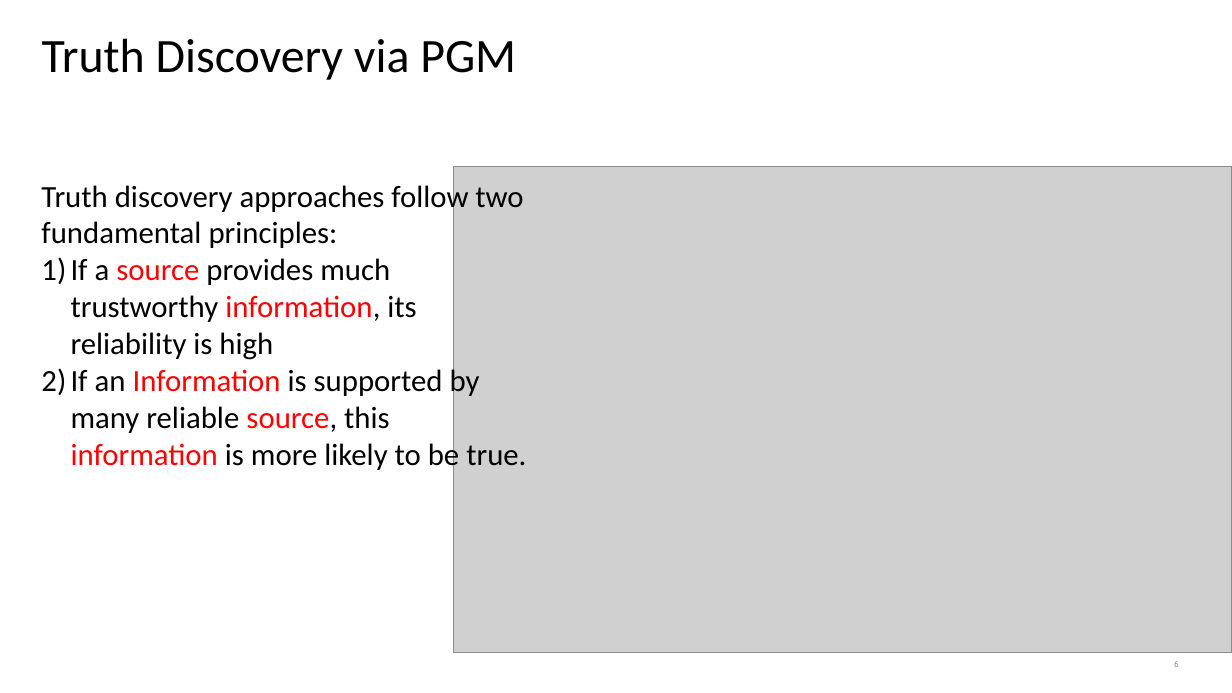
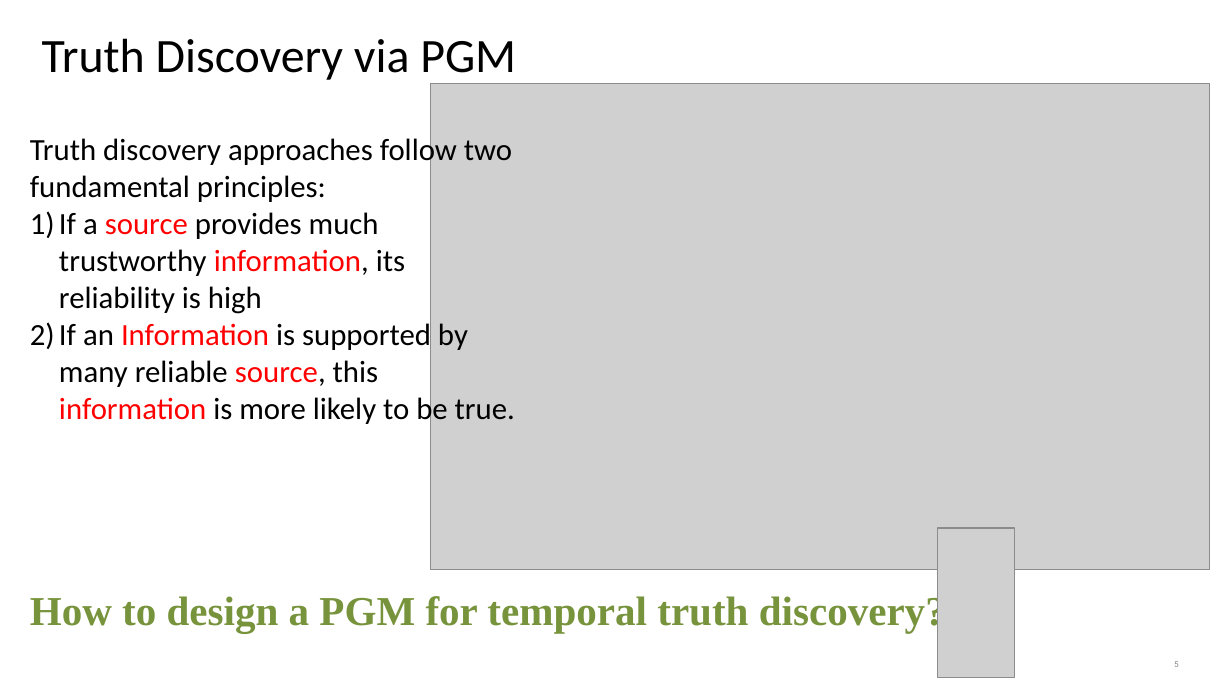
Before and after one commit to zhouyang98/zhouyang98.github.io, a slide deck: slide 5 of PGMCC-www2020.ppt (slide 6 before the commit). Drawn at 1232x693 pixels with LibreOffice and Linux fonts; fonts in the diff are those of the drawing; grey boxes stand for pictures; background and template pictures are left out. Boxes give left, top, right and bottom in pixels: in the first picture for what was removed or moved away, otherwise in the second. Text is boxed around its words. In the diff, an @@ line names an element or a change of style, - is before the commit and + after.

```diff
--- a/PGMCC-www2020.ppt
+++ b/PGMCC-www2020.ppt
@@ picture moved from (x1=453, y1=166, x2=1232, y2=653) to (x1=430, y1=84, x2=1209, y2=570) @@
@@ text "Truth discovery approaches follow two ..." moved from (x1=41, y1=181, x2=526, y2=473) to (x1=30, y1=134, x2=515, y2=427) @@
@@ picture added at (x1=938, y1=529, x2=1014, y2=678) @@
@@ text added at (x1=30, y1=593, x2=946, y2=633), 24 pt, text #77933C, bold @@
+How to design a PGM for temporal truth discovery?
```
Also in this commit, not shown: 3 other slides changed, 3 slides added, 3 slides removed, 3 other files.
